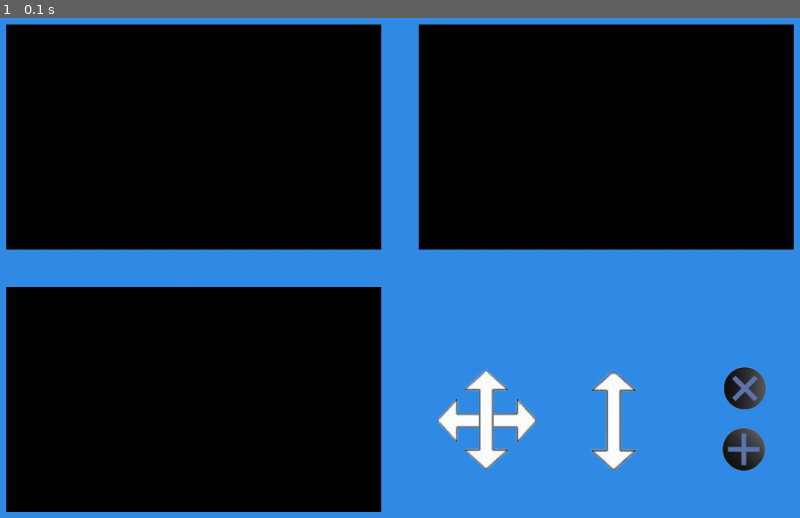
Above: before the commit, frame 1.
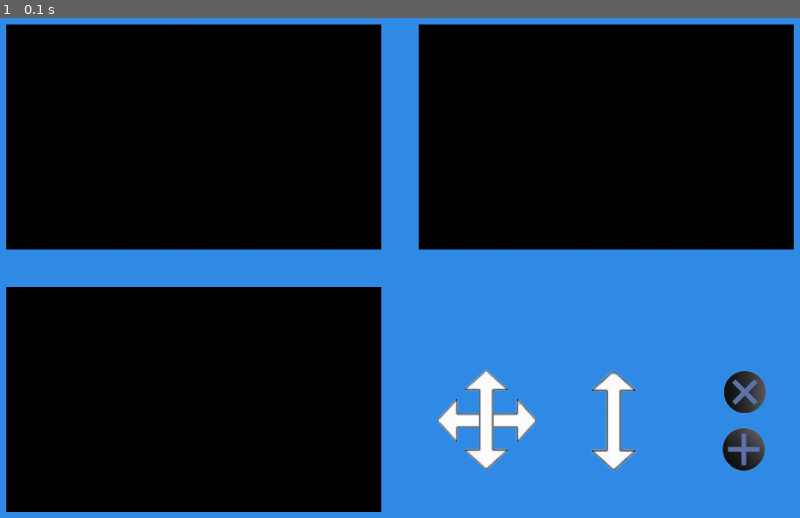
Above: after the commit, the same moment.

Repository: 1053079/MQTT-Crane
Game: pygame game, started from UI.py
Two runs of this game, one before a commit and one after it. Both use one fixed random seed, a clock stepped at 60 frames per second and the inputs below.
Inputs:
- Up to frame 1 (0.1 s): no input

The runs differ from the first frame. In frame 1, 0.2% of the frame differs, in the area x 90-96%, y 69-79%.

Commit message:
adjust a bit circle

Diff:
--- a/UI.py
+++ b/UI.py
@@ -61,7 +61,7 @@
     screen.blit(arrow, (850, 510))
 
     # blits the circles to screen
-    screen.blit(circle, (1025,500))
+    screen.blit(circle, (1025,505))
     screen.blit(circle2, (1025,585))
 
     # if user presses quit the application closes.
